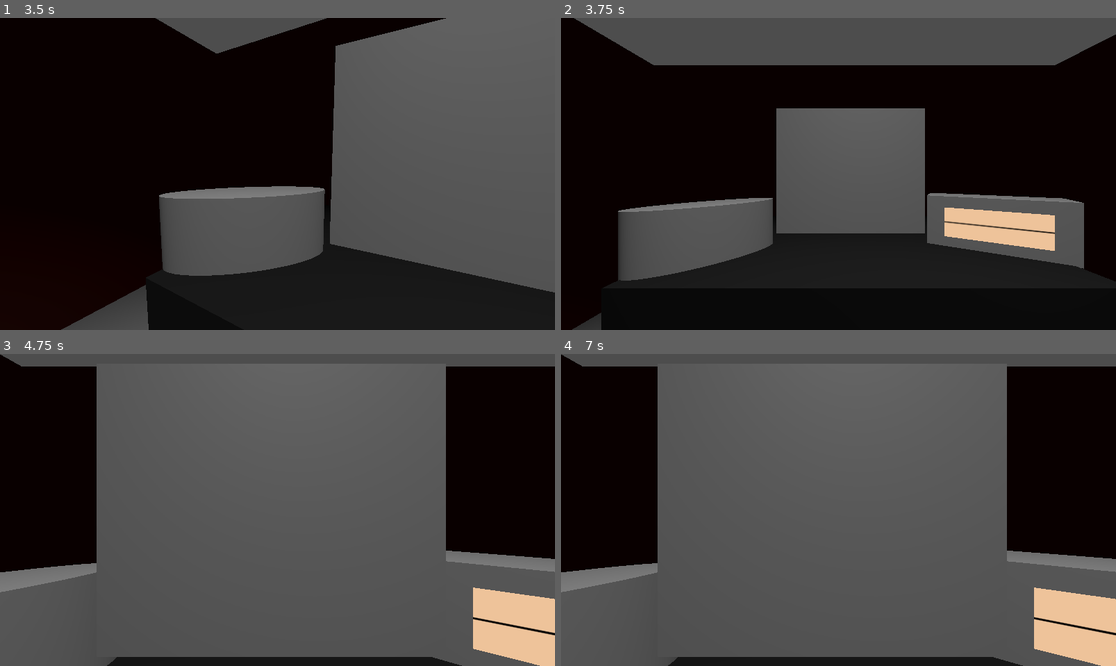
Above: before the commit, frames 1-4 (two rows, left to right).
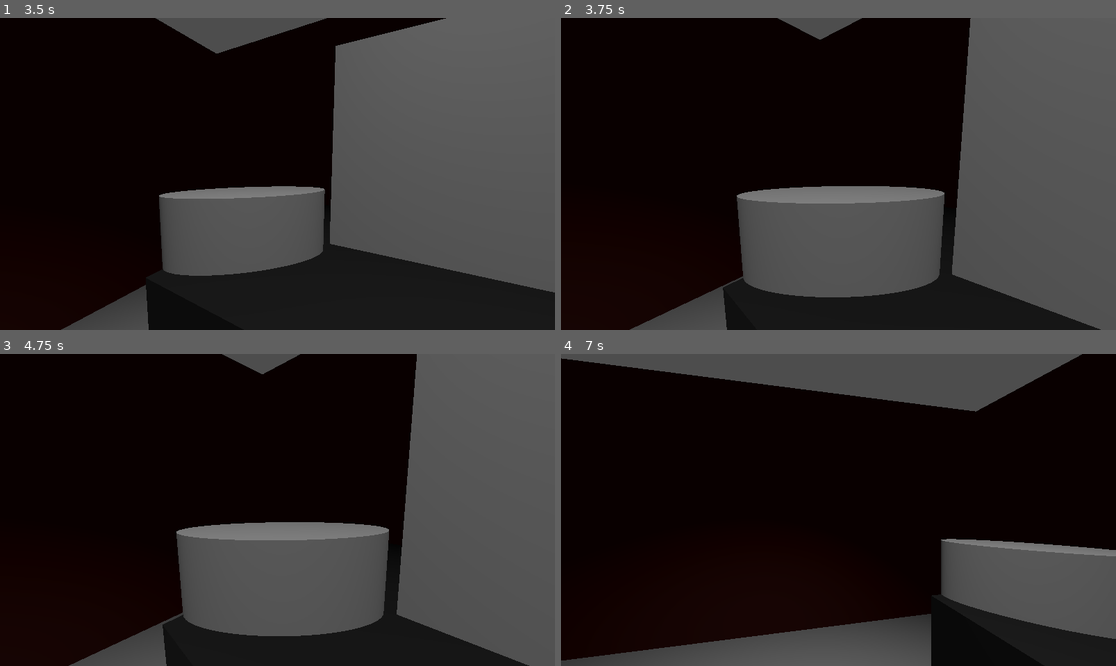
Above: after the commit, the same moments.

Repository: aaracan246/gameoff2025-ettudiopitijopo
Game: Godot game, scene res://Scenes/demo.tscn
Two runs of this game, one before a commit and one after it. Both use one fixed random seed, a clock stepped at 60 frames per second and the inputs below.
Inputs (mouse positions are in pixels of both pictures, inside the frame that each line leads up to):
- Up to frame 1 (3.5 s): tap Enter at 0.5, 2.75 s; move the mouse to (399, 158) at 0.52 s; click (399, 158) at 0.67 s; tap Space at 1.25 s; move the mouse to (166, 189) at 1.27 s; click (166, 189) at 1.42 s; move the mouse to (333, 105) at 2.02 s; click (333, 105) at 2.17 s; move the mouse to (249, 236) at 2.77 s; click (249, 236) at 2.92 s
- Up to frame 2 (3.75 s): move the mouse to (1005, 220) at 3.52 s; click (1005, 220) at 3.67 s
- Up to frame 3 (4.75 s): tap Space at 4.25 s; move the mouse to (111, 463) at 4.27 s; click (111, 463) at 4.42 s
- Up to frame 4 (7 s): tap Enter at 5 s; move the mouse to (866, 510) at 5.02 s; click (866, 510) at 5.17 s; move the mouse to (755, 432) at 5.77 s; click (755, 432) at 5.92 s; tap Space at 6.5 s; move the mouse to (960, 494) at 6.52 s; click (960, 494) at 6.67 s

Frame 1 is identical in both runs. In frame 2, 51% of the frame differs, in the area x 2-100%, y 0-100%; in frame 3, 65%, in the area x 0-100%, y 0-100%; in frame 4, 60%.

Commit message:
fixed camera

Diff:
--- a/Scenes/map.gd
+++ b/Scenes/map.gd
@@ -2,15 +2,16 @@
 
 @export var transition_duration: float = 1.0
 var actual_camera: Camera3D
-
+var is_moving = false
 func _process(_delta: float) -> void:
 	if !$Player.current:
-		if Input.get_mouse_button_mask() == 2:  # Clic derecho
+		if Input.get_mouse_button_mask() == 2 and !is_moving:  # Clic derecho
 			switch_to_camera_smooth(actual_camera, $Player)
 
 
 func switch_to_camera_smooth(from_camera: Camera3D, to_camera: Camera3D):
 	from_camera.current = false
+	is_moving = true
 	# Crear cámara temporal para la transición
 	var temp_camera = Camera3D.new()
 	add_child(temp_camera)
@@ -25,29 +26,29 @@
 
 	# Esperar a que termine la animación
 	await tween.finished
-
 	# Activar cámara final y limpiar
 	to_camera.current = true
+	is_moving = false
 	temp_camera.queue_free()
 
 func _on_radio_input_event(_camera: Node, event: InputEvent, _event_position: Vector3, _normal: Vector3, _shape_idx: int) -> void:
-	if event is InputEventMouseButton and event.pressed and event.button_index == MOUSE_BUTTON_LEFT:
+	if event is InputEventMouseButton and event.pressed and event.button_index == MOUSE_BUTTON_LEFT and !is_moving:
 		actual_camera = $Room/Radio/Camera3D
 		switch_to_camera_smooth($Player, actual_camera)
 
 func _on_map_input_event(_camera: Node, event: InputEvent, _event_position: Vector3, _normal: Vector3, _shape_idx: int) -> void:
-	if event is InputEventMouseButton and event.pressed and event.button_index == MOUSE_BUTTON_LEFT:
+	if event is InputEventMouseButton and event.pressed and event.button_index == MOUSE_BUTTON_LEFT and !is_moving:
 		actual_camera = $Room/Mapa
 		switch_to_camera_smooth($Player, actual_camera)
 
 
 func _on_pc_input_event(_camera: Node, event: InputEvent, _event_position: Vector3, _normal: Vector3, _shape_idx: int) -> void:
-	if event is InputEventMouseButton and event.pressed and event.button_index == MOUSE_BUTTON_LEFT:
+	if event is InputEventMouseButton and event.pressed and event.button_index == MOUSE_BUTTON_LEFT and !is_moving:
 		actual_camera = $Room/Computer
 		switch_to_camera_smooth($Player,  actual_camera)
 
 
 func _on_phone_input_event(_camera: Node, event: InputEvent, _event_position: Vector3, _normal: Vector3, _shape_idx: int) -> void:
-	if event is InputEventMouseButton and event.pressed and event.button_index == MOUSE_BUTTON_LEFT:
+	if event is InputEventMouseButton and event.pressed and event.button_index == MOUSE_BUTTON_LEFT and !is_moving:
 		actual_camera = $Room/telefono
 		switch_to_camera_smooth($Player,  actual_camera)
